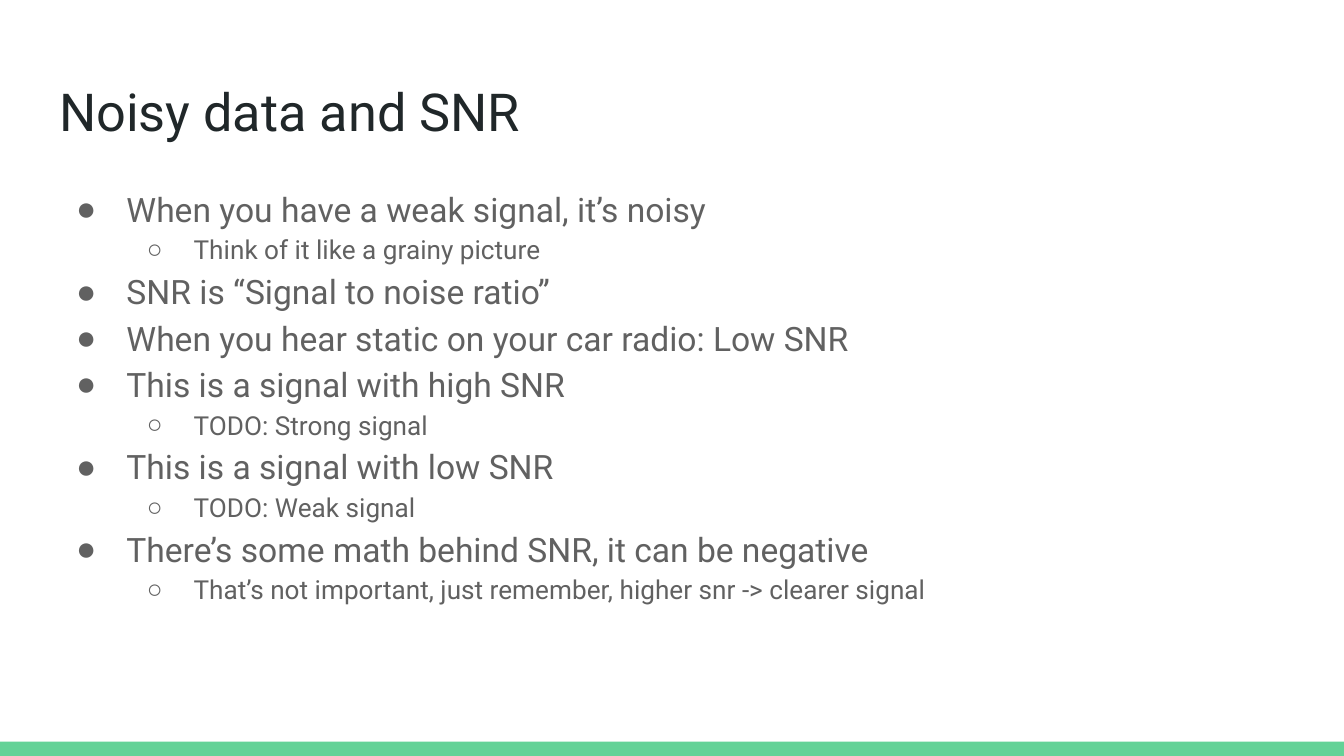
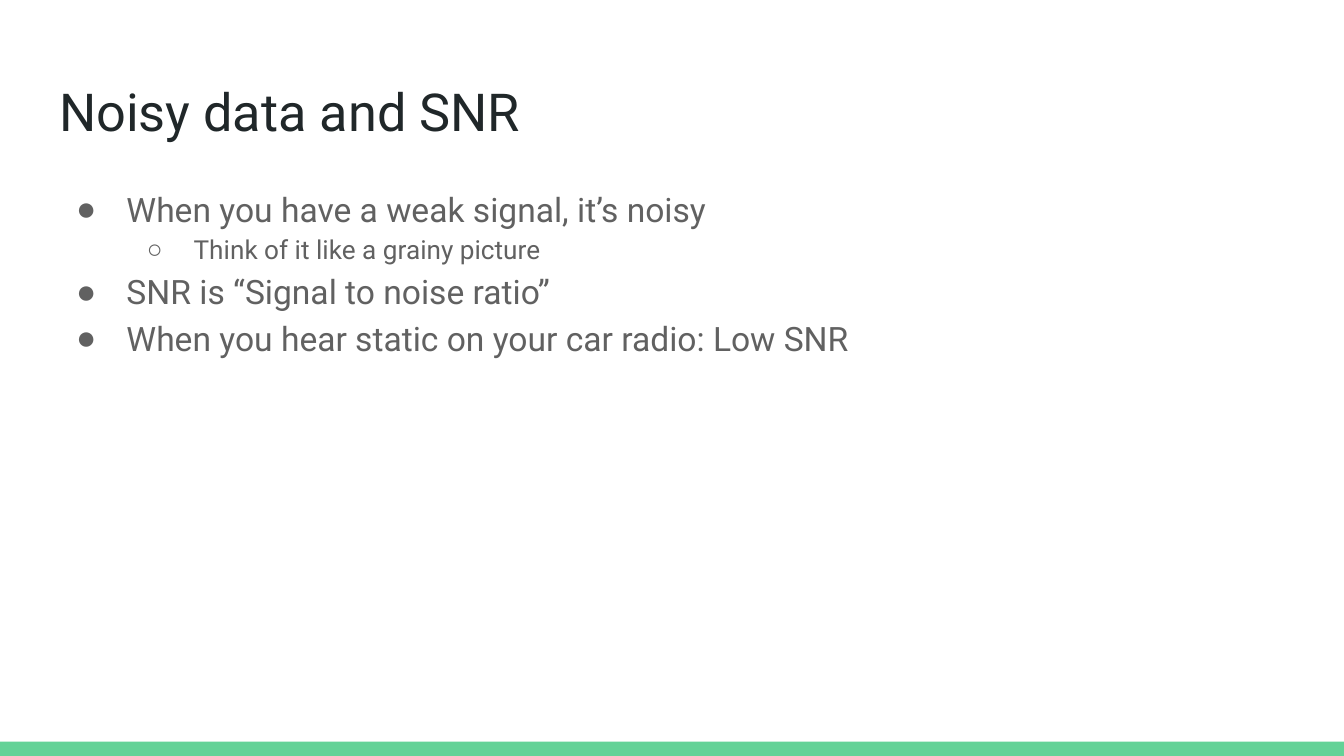
Before and after one commit to stevester94/CSC219_SigChar, a slide deck: slide 8 of presentation/Radio Signal Characterization.pptx (slide 6 before the commit). Drawn at 1344x756 pixels with LibreOffice and Linux fonts; fonts in the diff are those of the drawing. Boxes give left, top, right and bottom in pixels: in the first picture for what was removed or moved away, otherwise in the second. Text is boxed around its words. In the diff, an @@ line names an element or a change of style, - is before the commit and + after.

```diff
--- a/presentation/Radio Signal Characterization.pptx
+++ b/presentation/Radio Signal Characterization.pptx
@@ text at box(126, 372, 925, 605): paragraphs removed @@
-● This is a signal with high SNR
-  ○ TODO: Strong signal
-● This is a signal with low SNR
-  ○ TODO: Weak signal
-● There’s some math behind SNR, it can be negative
-  ○ That’s not important, just remember, higher snr -> clearer signal
```
Also in this commit, not shown: 4 other slides changed, 5 slides added, 3 other files.
